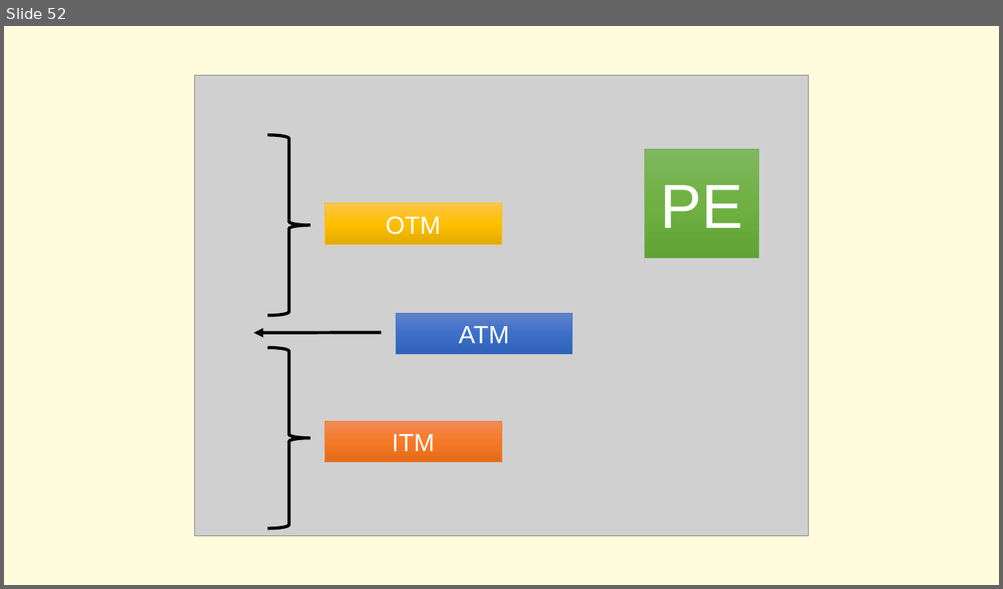
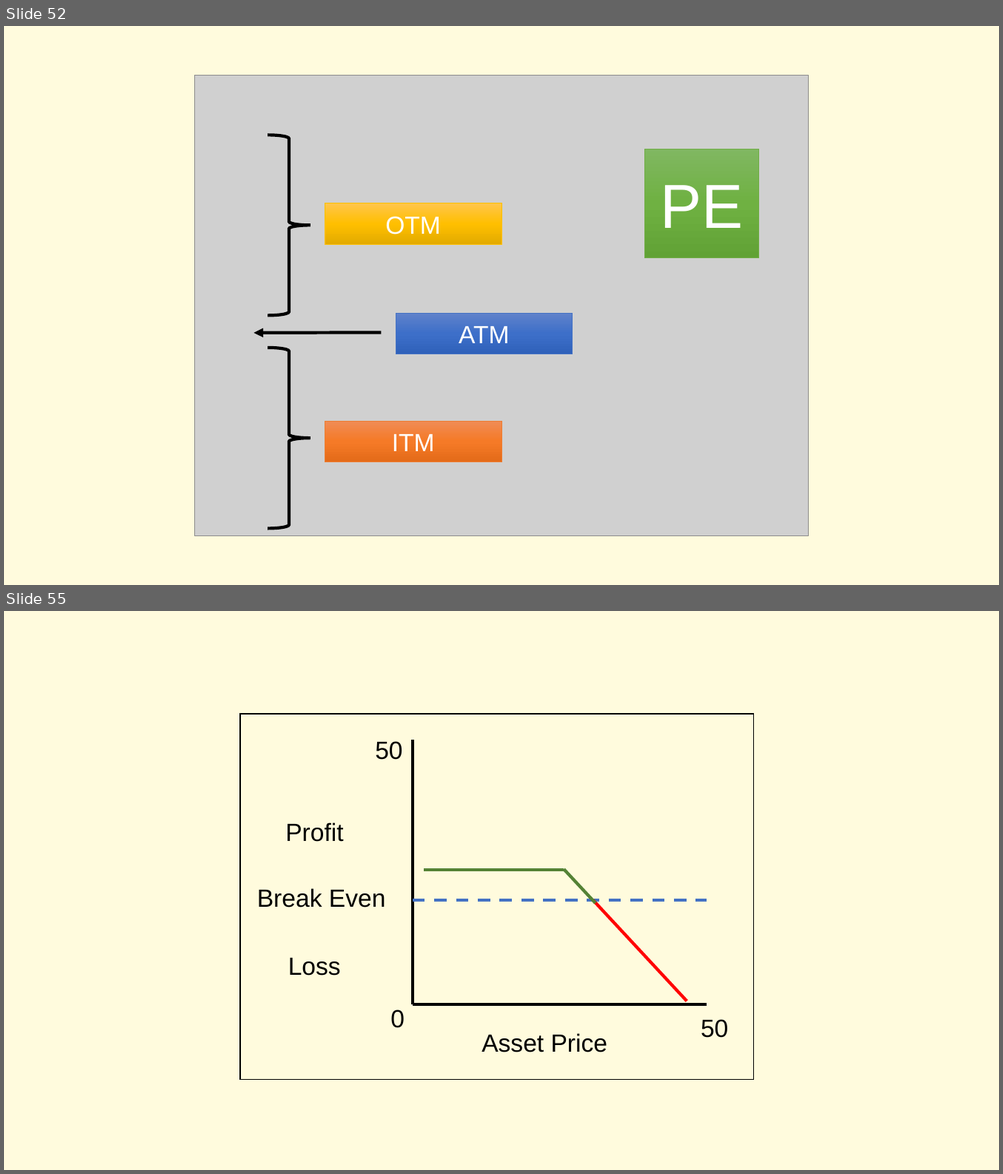
Before and after one commit to shoeb072022/SkeptiBullData, a slide deck: Power Point/skeptibull new [Autosaved].pptx. Shown one above the other, each under a label of ours: slide 52 before the commit, slides 52 and 55 after it; the slides between them are not shown. The pictures are 1003x589 and 1003x1174 pixels, drawn with LibreOffice and Linux fonts; fonts in the diff are those of the drawing; grey boxes stand for pictures. Boxes give left, top, right and bottom in pixels: in the first picture for what was removed or moved away, otherwise in the second. Text is boxed around its words. In the diff, an @@ line names an element or a change of style, - is before the commit and + after.

```diff
--- a/Power Point/skeptibull new [Autosaved].pptx
+++ b/Power Point/skeptibull new [Autosaved].pptx
@@ slide 55 added at (4, 611, 999, 1170), background #FFFBDD @@
@@ rectangle added at (240, 714, 753, 1079), outline #000000 1 pt @@
@@ text added at (375, 741, 402, 760), 24 pt, text #000000 @@
+50
@@ line added from (412, 740) to (412, 1005), #000000 3 pt @@
@@ text added at (285, 823, 343, 842), 24 pt, text #000000 @@
+Profit
@@ line added from (424, 871) to (563, 871), #548235 3 pt @@
@@ line added from (596, 903) to (563, 869), #548235 3 pt @@
@@ text added at (257, 889, 386, 908), 24 pt, text #000000 @@
+Break Even
@@ line added from (412, 900) to (707, 900), #4472C4 3 pt dashed @@
@@ line added from (687, 1001) to (593, 900), #FF0000 3 pt @@
@@ text added at (288, 958, 341, 976), 24 pt, text #000000 @@
+Loss
@@ text added at (390, 1010, 404, 1028), 24 pt, text #000000 @@
+0
@@ line added from (707, 1004) to (412, 1004), #000000 3 pt @@
@@ text added at (700, 1019, 728, 1038), 24 pt, text #000000 @@
+50
@@ text added at (481, 1034, 608, 1053), 24 pt, text #000000 @@
+Asset Price
```
Also in this commit, not shown: 1 slide changed, 6 other slides added, 10 other files.
